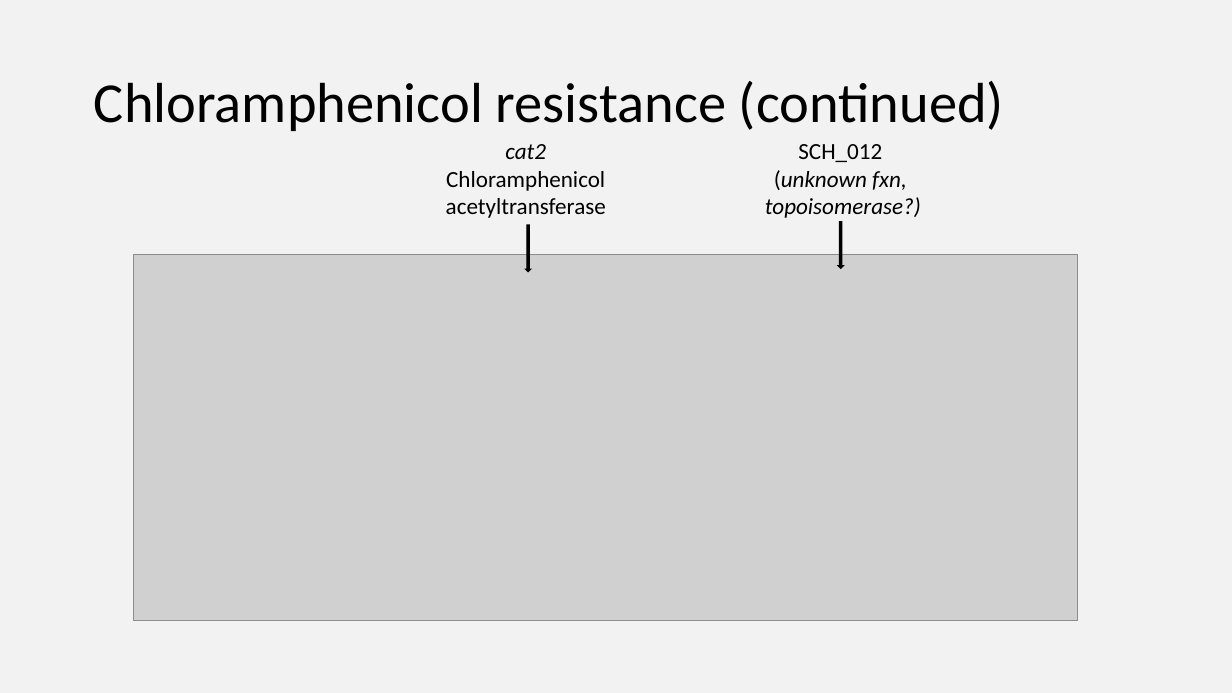
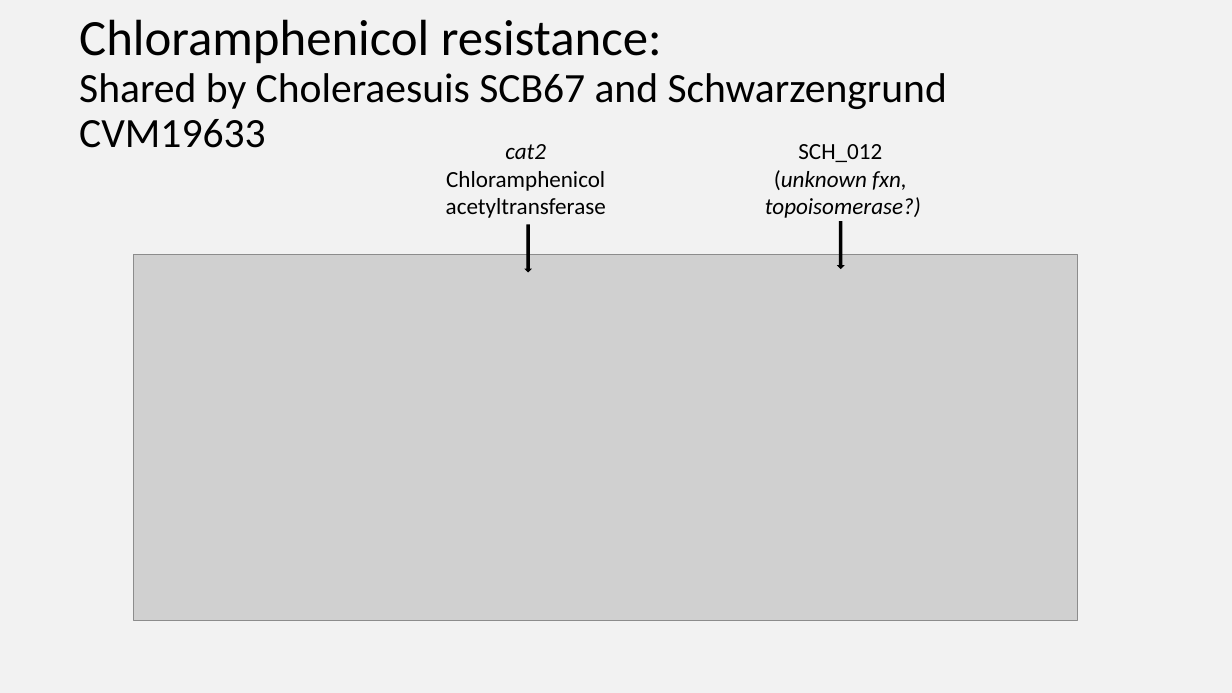
Before and after one commit to Yale-EEB723/finalproject, a slide deck: slide 23 of 190425_Verdegaal_EEB723_project.pptx (slide 22 before the commit). Drawn at 1232x693 pixels with LibreOffice and Linux fonts; fonts in the diff are those of the drawing; grey boxes stand for pictures. Boxes give left, top, right and bottom in pixels: in the first picture for what was removed or moved away, otherwise in the second. Text is boxed around its words. In the diff, an @@ line names an element or a change of style, - is before the commit and + after.

```diff
--- a/190425_Verdegaal_EEB723_project.pptx
+++ b/190425_Verdegaal_EEB723_project.pptx
@@ title at [79,19,947,148]: text changed; size 44 to 32.4 pt @@
-Chloramphenicol resistance (continued)
+Chloramphenicol resistance:
+Shared by Choleraesuis SCB67 and Schwarzengrund CVM19633
```
Also in this commit, not shown: 4 other slides changed, 6 slides added, 2 slides removed, 1 other file.
